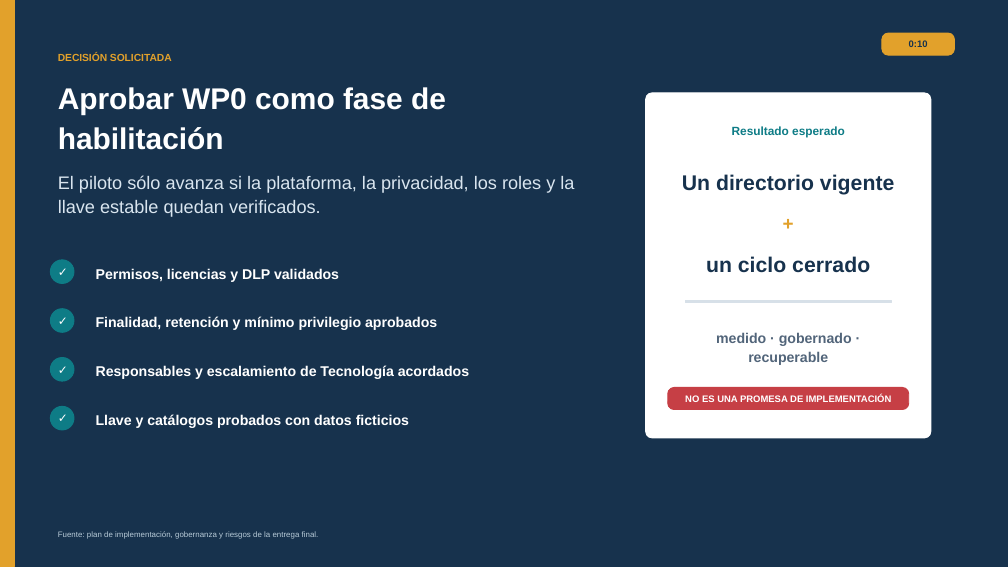
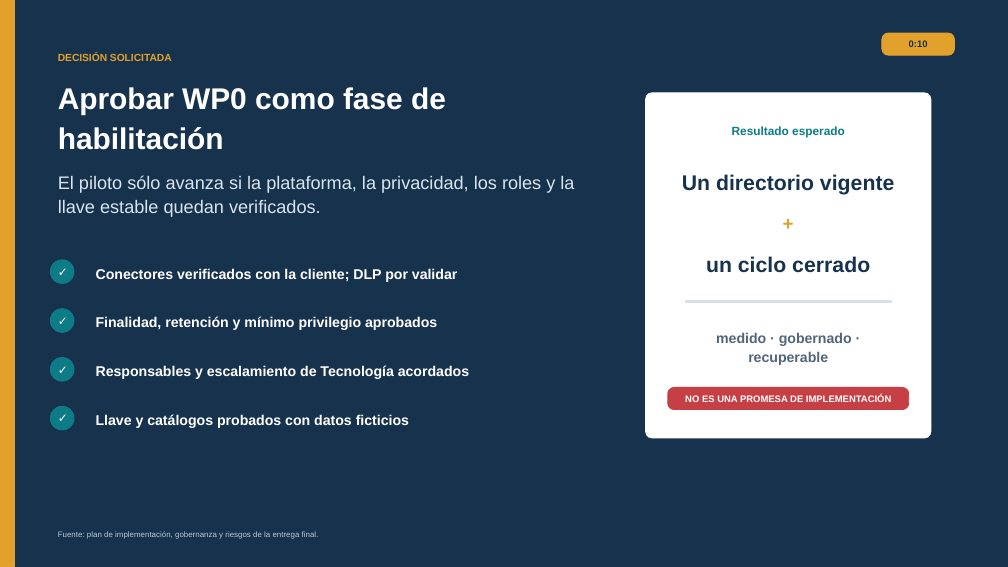
Before and after one commit to JhonlunKnox/AREM-Equipo3-Universidad-de-la-Sabana, a slide deck: slide 9 of 09-presentacion-final/presentacion.pptx. Drawn at 1008x567 pixels with LibreOffice and Linux fonts; fonts in the diff are those of the drawing. Boxes give left, top, right and bottom in pixels: in the first picture for what was removed or moved away, otherwise in the second. Text is boxed around its words. In the diff, an @@ line names an element or a change of style, - is before the commit and + after.

```diff
--- a/09-presentacion-final/presentacion.pptx
+++ b/09-presentacion-final/presentacion.pptx
@@ text at (96,268,457,282): text changed @@
-Permisos, licencias y DLP validados
+Conectores verificados con la cliente; DLP por validar
```
Also in this commit, not shown: 2 other files.
